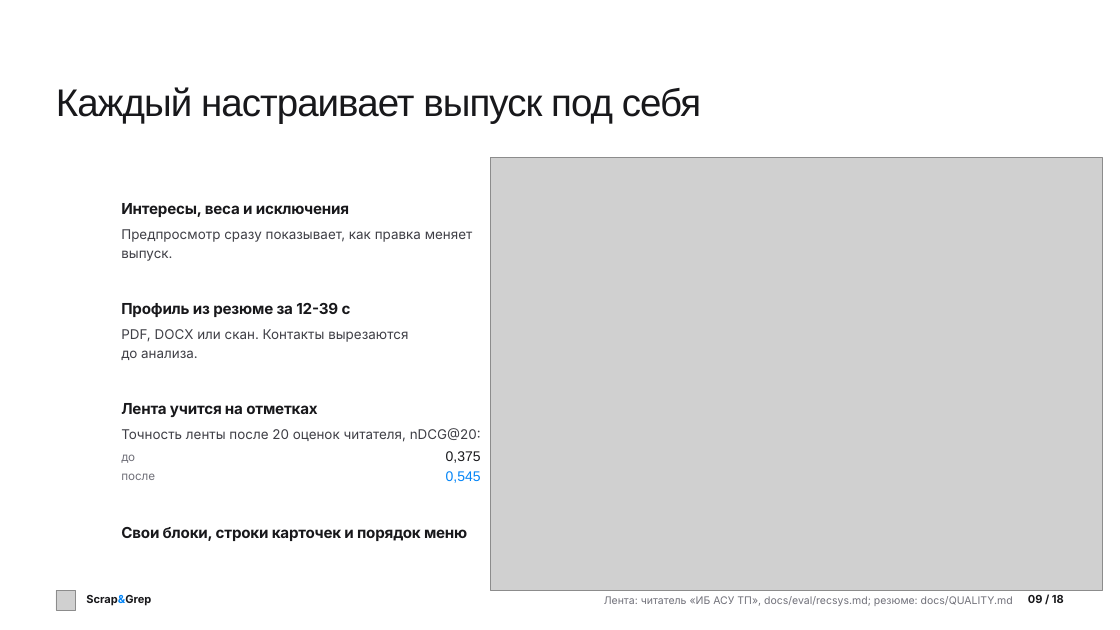
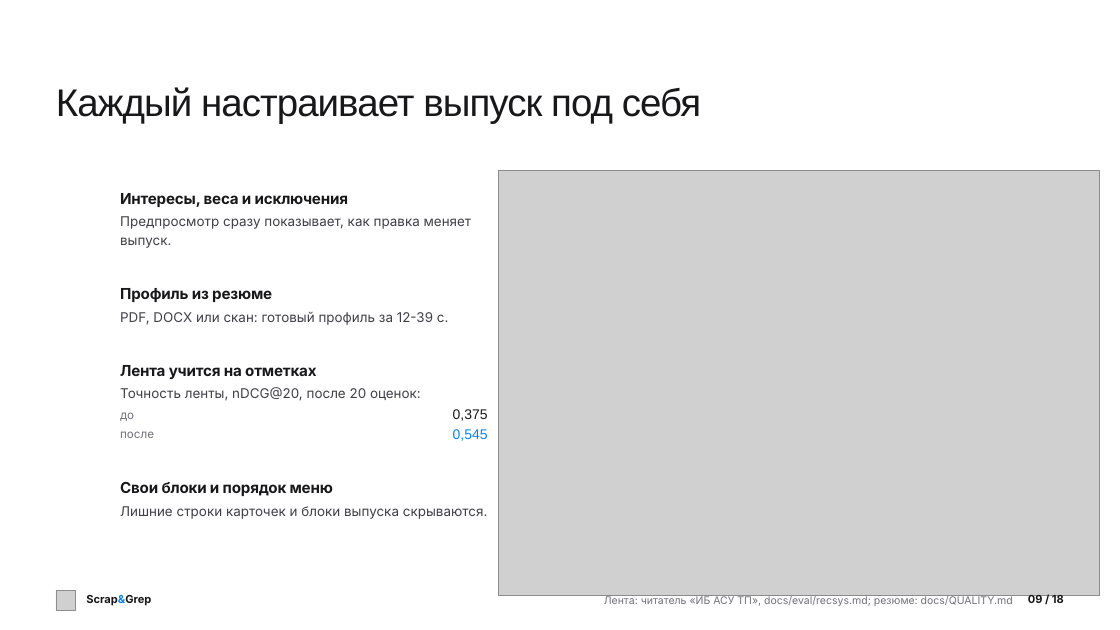
Before and after one commit to verikirill/scrap-and-grep, a slide deck: slide 9 of docs/presentation/scrapgrep.pptx. Drawn at 1120x630 pixels with LibreOffice and Linux fonts; fonts in the diff are those of the drawing; grey boxes stand for pictures; background and template pictures are left out. Boxes give left, top, right and bottom in pixels: in the first picture for what was removed or moved away, otherwise in the second. Text is boxed around its words. In the diff, an @@ line names an element or a change of style, - is before the commit and + after.

Commit message:
docs: deck without repeated facts, a 2026 price slide with sources, even layout
Every fact now stands on one slide: the cover names the audiences, the problem shows sources, publications and the KEV deadline, the speed slide compares models, the analyst study keeps time and coverage, and a new slide prices a digest by analyst and by assistant with six dated sources. Layout checked for equal margins and room above the footer; PPTX carries superscript references.

```diff
--- a/docs/presentation/scrapgrep.pptx
+++ b/docs/presentation/scrapgrep.pptx
@@ picture: place and size @@
-picture at <box>490,158,1102,591</box>
+picture at <box>498,171,1099,596</box>
@@ text "Интересы, веса и исключения": place and size @@
-text "Интересы, веса и исключения" at <box>121,203,349,217</box>
+text "Интересы, веса и исключения" at <box>120,193,348,207</box>
@@ text "Предпросмотр сразу показывает, как правка ...": place and size @@
-text "Предпросмотр сразу показывает, как правка ..." at <box>121,229,473,261</box>
+text "Предпросмотр сразу показывает, как правка ..." at <box>120,216,472,248</box>
@@ text added at <box>120,288,272,302</box>, 13 pt, text #18181B, bold @@
+Профиль из резюме
@@ text at <box>120,312,449,325</box>: text changed; size 13 to 11.5 pt; text colour #18181B to #3F3F46; bold off @@
-Профиль из резюме за 12-39 с
+PDF, DOCX или скан: готовый профиль за 12-39 с.
@@ text removed at <box>121,329,408,360</box> @@
-PDF, DOCX или скан. Контакты вырезаются
-до анализа.
@@ text "Лента учится на отметках": place and size @@
-text "Лента учится на отметках" at <box>121,403,317,417</box>
+text "Лента учится на отметках" at <box>120,365,316,379</box>
@@ text at <box>120,387,421,401</box>: text changed @@
-Точность ленты после 20 оценок читателя, nDCG@20:
+Точность ленты, nDCG@20, после 20 оценок:
@@ text "до": place and size @@
-text "до" at <box>121,454,135,463</box>
+text "до" at <box>120,412,134,421</box>
@@ text "0,375": place and size @@
-text "0,375" at <box>446,451,481,463</box>
+text "0,375" at <box>453,409,488,421</box>
@@ text "после": place and size @@
-text "после" at <box>121,473,155,480</box>
+text "после" at <box>120,431,154,438</box>
@@ text "0,545": place and size @@
-text "0,545" at <box>446,471,481,483</box>
+text "0,545" at <box>453,429,488,441</box>
@@ text at <box>120,482,333,496</box>: text changed @@
-Свои блоки, строки карточек и порядок меню
+Свои блоки и порядок меню
@@ text added at <box>120,506,488,519</box>, 11.5 pt, text #3F3F46 @@
+Лишние строки карточек и блоки выпуска скрываются.
```
Also in this commit, not shown: 15 other slides changed, 2 slides added, 2 slides removed, 5 other files.
